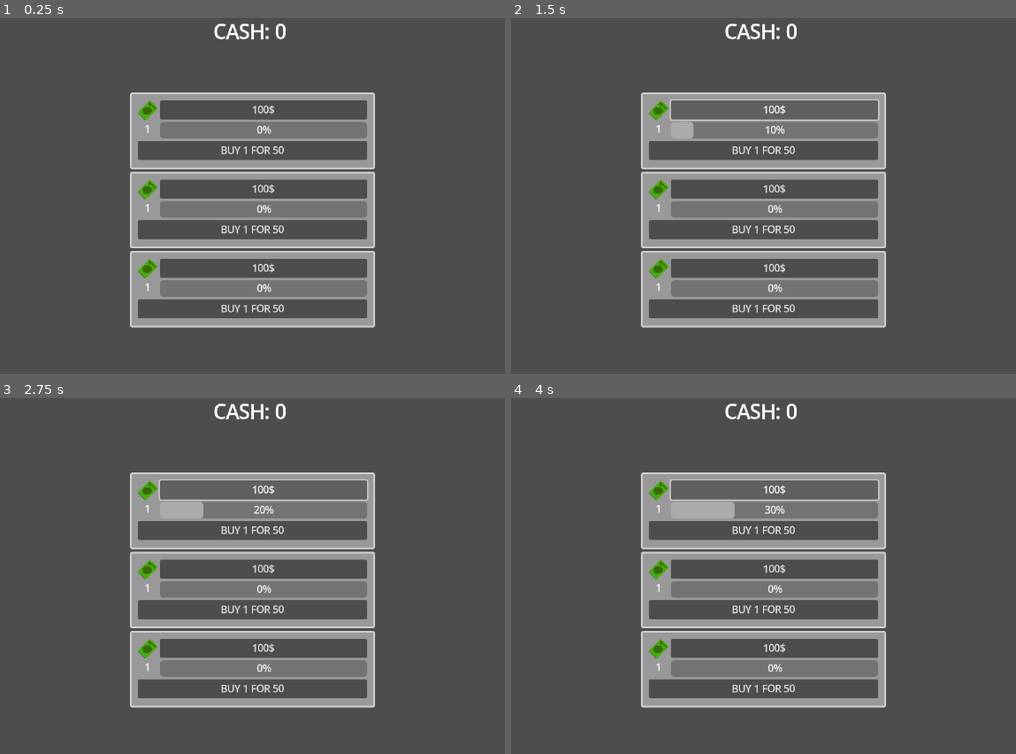
Above: before the commit, frames 1-4 (two rows, left to right).
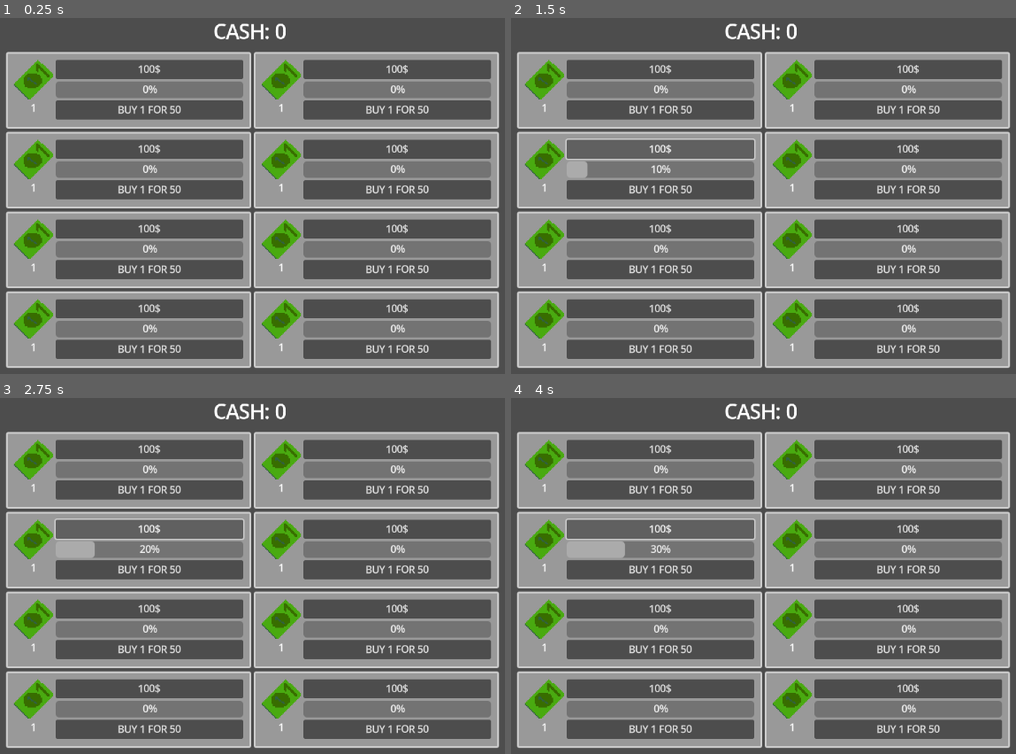
Above: after the commit, the same moments.

Repository: Minimalistyk/CasinoClicker
Game: Godot game, scene res://Scenes/main.tscn
Same seed, same stepped clock (60 frames per second), same inputs: the game is played once before the commit and once after it.
Inputs:
- Up to frame 1 (0.25 s): no input
- Up to frame 2 (1.5 s): click "BUY 1 FOR 50" at 0.5 s; click "100$" at 1.25 s
- Up to frame 3 (2.75 s): click "100$" at 2 s
- Up to frame 4 (4 s): click "BUY 1 FOR 50" at 2.75 s; click "100$" at 3.5 s

The runs differ from the first frame. In frame 1, 53% of the frame differs, in the area x 1-99%, y 9-99%; in frame 2, 53%; in frame 3, 53%; in frame 4, 53%.

Commit message:
no cos rtam dziala juz

Diff:
--- a/Scenes/buissnes_panel.tscn
+++ b/Scenes/buissnes_panel.tscn
@@ -30,12 +30,10 @@
 offset_bottom = 125.0
 
 [node name="PanelContainer" type="PanelContainer" parent="."]
+custom_minimum_size = Vector2(400, 125)
 layout_mode = 1
-anchors_preset = 15
-anchor_right = 1.0
-anchor_bottom = 1.0
-grow_horizontal = 2
-grow_vertical = 2
+offset_right = 400.0
+offset_bottom = 125.0
 theme_override_styles/panel = SubResource("StyleBoxFlat_k4vwq")
 
 [node name="MarginContainer" type="MarginContainer" parent="PanelContainer"]
@@ -55,14 +53,14 @@
 layout_mode = 2
 
 [node name="TextureRect" type="TextureRect" parent="PanelContainer/MarginContainer/VBoxContainer/HBoxContainer/VBoxContainer2"]
+custom_minimum_size = Vector2(64, 64)
 layout_mode = 2
 texture = ExtResource("1_fbi7y")
-stretch_mode = 3
 
 [node name="Ilosc" type="Label" parent="PanelContainer/MarginContainer/VBoxContainer/HBoxContainer/VBoxContainer2"]
 unique_name_in_owner = true
 layout_mode = 2
-text = "ILOSĆ"
+text = "100"
 label_settings = SubResource("LabelSettings_k4vwq")
 horizontal_alignment = 1
 
@@ -80,10 +78,10 @@
 unique_name_in_owner = true
 layout_mode = 2
 
-[node name="BuyButton" type="Button" parent="PanelContainer/MarginContainer/VBoxContainer"]
+[node name="BuyButton" type="Button" parent="PanelContainer/MarginContainer/VBoxContainer/HBoxContainer/VBoxContainer"]
 unique_name_in_owner = true
 layout_mode = 2
 text = "BUY x 1"
 
 [connection signal="pressed" from="PanelContainer/MarginContainer/VBoxContainer/HBoxContainer/VBoxContainer/CashButton" to="." method="_on_button_pressed"]
-[connection signal="pressed" from="PanelContainer/MarginContainer/VBoxContainer/BuyButton" to="." method="_on_buy_button_pressed"]
+[connection signal="pressed" from="PanelContainer/MarginContainer/VBoxContainer/HBoxContainer/VBoxContainer/BuyButton" to="." method="_on_buy_button_pressed"]
--- a/Scenes/main.tscn
+++ b/Scenes/main.tscn
@@ -16,45 +16,62 @@
 script = ExtResource("1_bo1nx")
 
 [node name="HBoxContainer" type="HBoxContainer" parent="."]
-layout_mode = 2
-offset_left = 556.0
-offset_top = 343.0
-offset_right = 596.0
-offset_bottom = 343.0
-
-[node name="VBoxContainer" type="VBoxContainer" parent="."]
 layout_mode = 1
 anchors_preset = 8
 anchor_left = 0.5
 anchor_top = 0.5
 anchor_right = 0.5
 anchor_bottom = 0.5
-offset_left = -20.0
-offset_top = -20.0
-offset_right = 20.0
-offset_bottom = 20.0
+offset_left = -200.0
+offset_top = -257.5
+offset_right = 200.0
+offset_bottom = 257.5
 grow_horizontal = 2
 grow_vertical = 2
 
-[node name="BuissnesPanel" parent="VBoxContainer" instance=ExtResource("1_jjgbg")]
+[node name="VBoxContainer2" type="VBoxContainer" parent="HBoxContainer"]
+layout_mode = 2
+theme_override_constants/separation = 5
+
+[node name="BuissnesPanel" parent="HBoxContainer/VBoxContainer2" instance=ExtResource("1_jjgbg")]
 layout_mode = 2
 
-[node name="BuissnesPanel2" parent="VBoxContainer" instance=ExtResource("1_jjgbg")]
+[node name="BuissnesPanel2" parent="HBoxContainer/VBoxContainer2" instance=ExtResource("1_jjgbg")]
 layout_mode = 2
 
-[node name="BuissnesPanel3" parent="VBoxContainer" instance=ExtResource("1_jjgbg")]
+[node name="BuissnesPanel3" parent="HBoxContainer/VBoxContainer2" instance=ExtResource("1_jjgbg")]
+layout_mode = 2
+
+[node name="BuissnesPanel4" parent="HBoxContainer/VBoxContainer2" instance=ExtResource("1_jjgbg")]
+layout_mode = 2
+
+[node name="VBoxContainer" type="VBoxContainer" parent="HBoxContainer"]
+layout_mode = 2
+theme_override_constants/separation = 5
+
+[node name="BuissnesPanel" parent="HBoxContainer/VBoxContainer" instance=ExtResource("1_jjgbg")]
+layout_mode = 2
+
+[node name="BuissnesPanel2" parent="HBoxContainer/VBoxContainer" instance=ExtResource("1_jjgbg")]
+layout_mode = 2
+
+[node name="BuissnesPanel3" parent="HBoxContainer/VBoxContainer" instance=ExtResource("1_jjgbg")]
+layout_mode = 2
+
+[node name="BuissnesPanel4" parent="HBoxContainer/VBoxContainer" instance=ExtResource("1_jjgbg")]
 layout_mode = 2
 
 [node name="CashLabel" type="Label" parent="."]
 unique_name_in_owner = true
 layout_mode = 1
-anchors_preset = 5
+anchors_preset = -1
 anchor_left = 0.5
 anchor_right = 0.5
+anchor_bottom = 1.0
 offset_left = -64.0
 offset_top = 12.0
 offset_right = 64.0
-offset_bottom = 64.0
+offset_bottom = -584.0
 grow_horizontal = 2
 text = "CASH: 999"
 label_settings = SubResource("LabelSettings_bo1nx")
